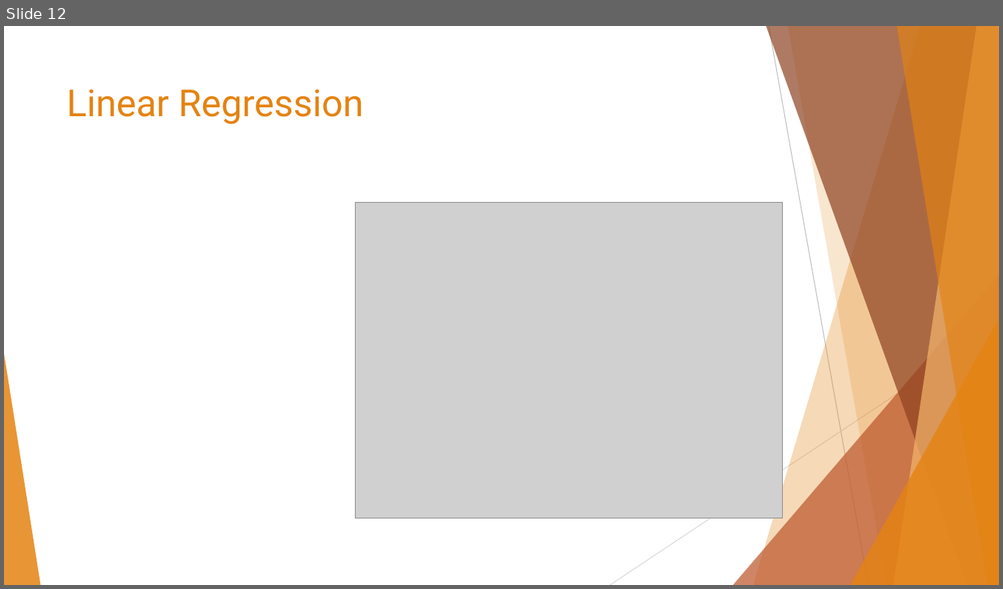
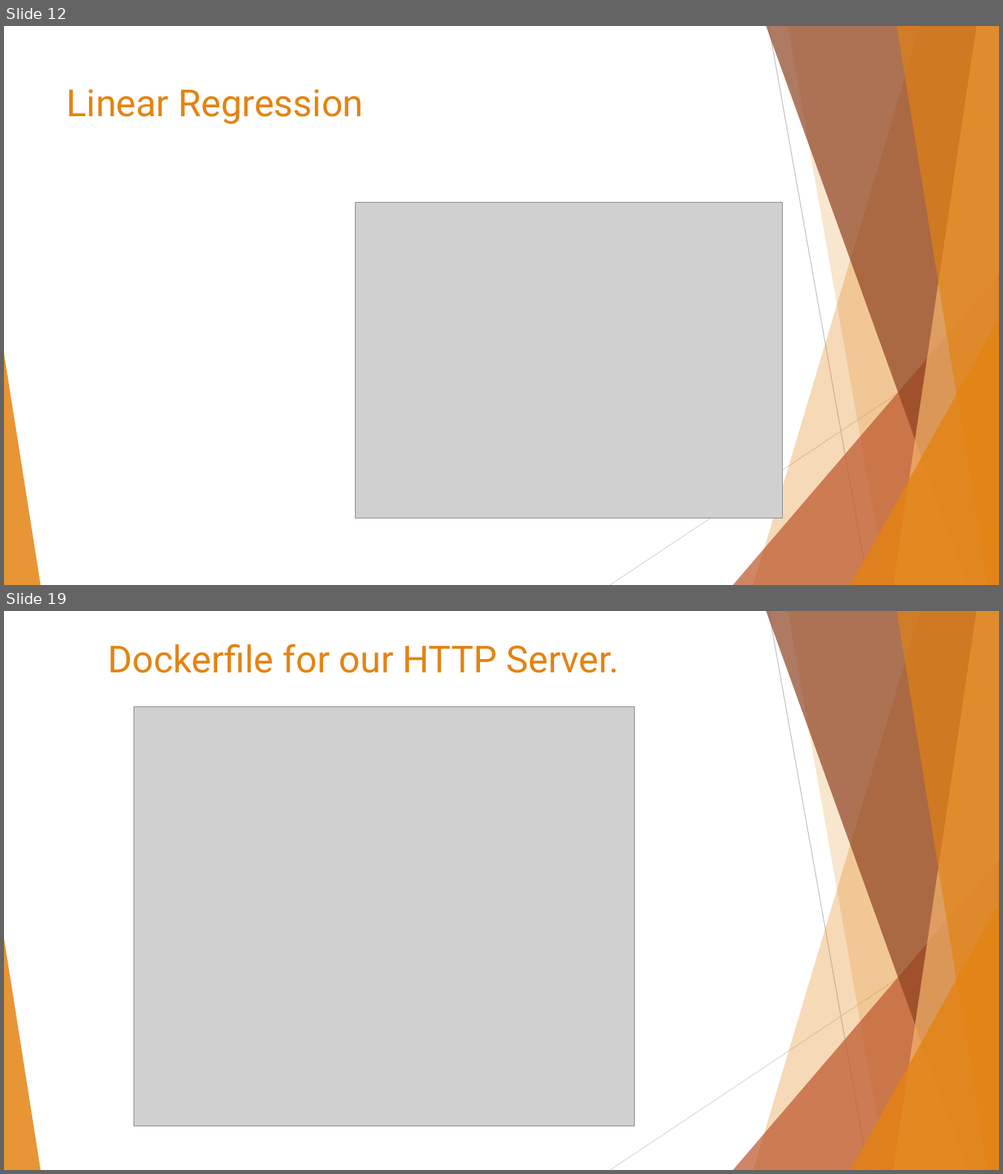
Before and after one commit to data-max-hq/workshop-epoka, a slide deck: Presentations/Introduction to Machine Learning.pptx. Shown one above the other, each under a label of ours: slide 12 before the commit, slides 12 and 19 after it; the slides between them are not shown. The pictures are 1003x589 and 1003x1174 pixels, drawn with LibreOffice and Linux fonts; fonts in the diff are those of the drawing; grey boxes stand for pictures. Boxes give left, top, right and bottom in pixels: in the first picture for what was removed or moved away, otherwise in the second. Text is boxed around its words. In the diff, an @@ line names an element or a change of style, - is before the commit and + after.

```diff
--- a/Presentations/Introduction to Machine Learning.pptx
+++ b/Presentations/Introduction to Machine Learning.pptx
@@ slide 19 added at bbox=[4, 611, 999, 1170], background #FFFFFF; not listed: 10 template elements that a slide beside it also shows @@
@@ text added at bbox=[108, 644, 619, 673], 36 pt, text #E48312 @@
+Dockerfile for our HTTP Server.
@@ picture added at bbox=[134, 706, 634, 1127] @@
```
Also in this commit, not shown: 7 other slides added, 1 other file.
